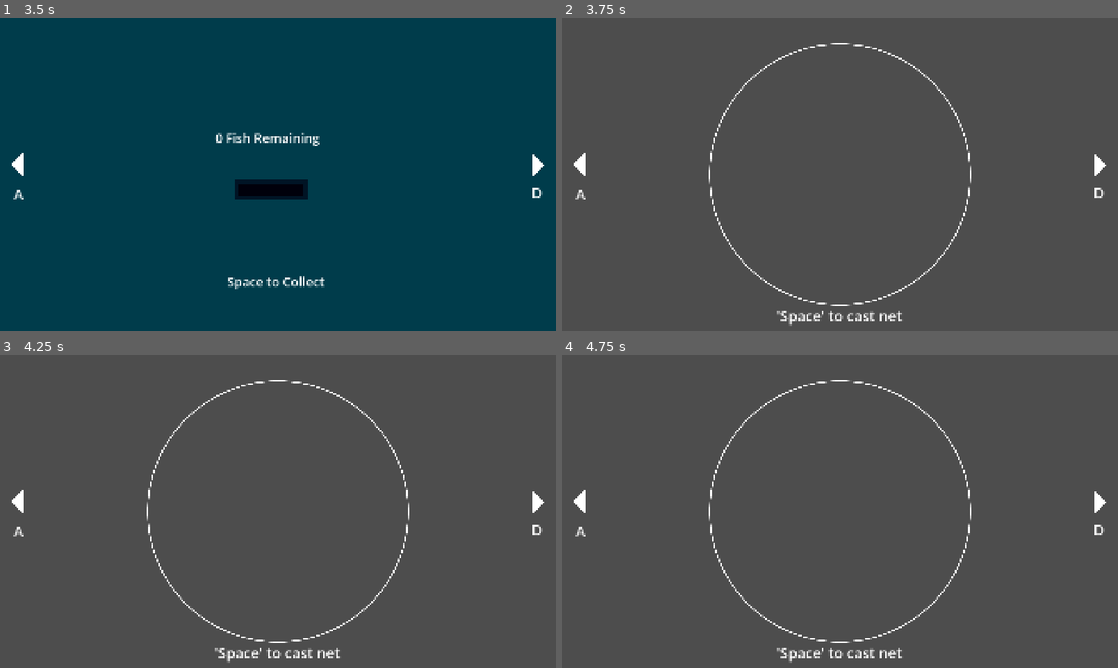
Above: before the commit, frames 1-4 (two rows, left to right).
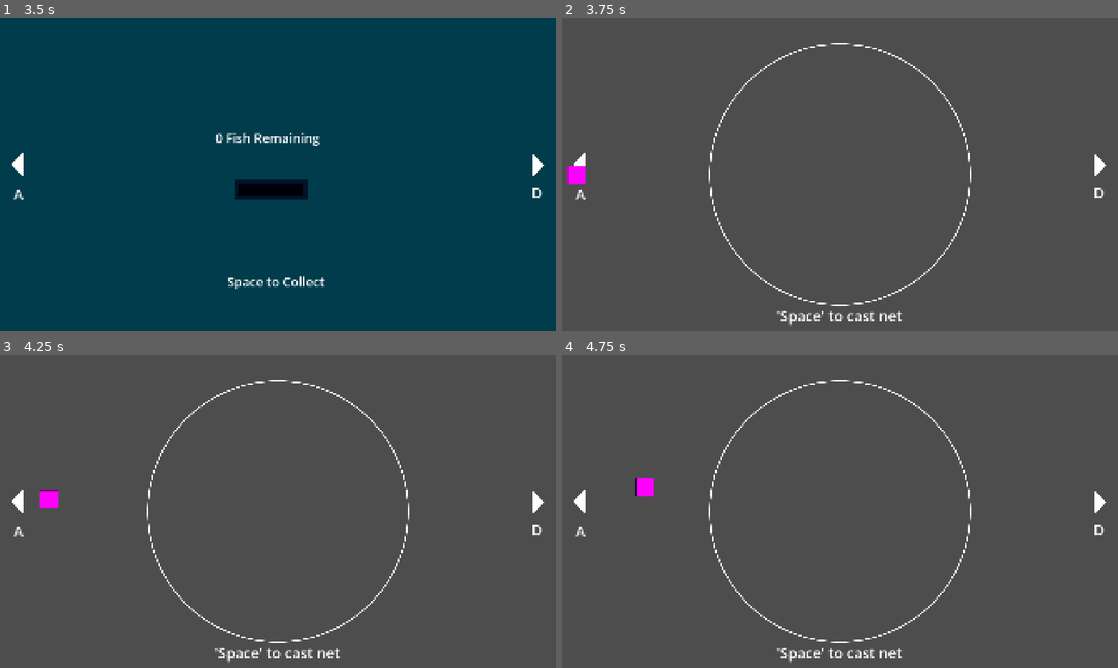
Above: after the commit, the same moments.

Repository: arsh-gupta-8/Game-Jam
Game: Godot game, scene res://Scenes/game.tscn
The game is run twice, just before and just after one commit, with the same random seed, the same clock (stepped at 60 frames per second) and the same inputs.
Inputs (mouse positions are in pixels of both pictures, inside the frame that each line leads up to):
- Up to frame 1 (3.5 s): tap Enter (ui_accept) at 0.5, 0.77, 1.25, 1.52, 2, 2.75, 3.02 s; move the mouse to (400, 158) at 0.52 s; hold D (switch_right) 0.53-1.28 s; click (400, 158) at 0.67 s; move the mouse to (166, 190) at 1.27 s; hold A (switch_left) 1.28-2.03 s; move the mouse to (333, 105) at 2.02 s; hold D (switch_right) from 2.03 s (still down); move the mouse to (250, 237) at 2.77 s; click (250, 237) at 2.92 s
- Up to frame 2 (3.75 s): tap Enter (ui_accept) at 3.5 s; move the mouse to (1006, 221) at 3.52 s; release D (switch_right) at 3.53 s; hold A (switch_left) from 3.53 s (still down)
- Up to frame 3 (4.25 s): keep holding A (switch_left); tap Enter (ui_accept) at 3.77 s
- Up to frame 4 (4.75 s): keep holding A (switch_left); move the mouse to (673, 464) at 4.27 s; tap Enter (ui_accept) at 4.52 s

Frame 1 is identical in both runs. In frame 2, 0.2% of the frame differs, in the area x 0-5%, y 47-54%; in frame 3, 0.2%; in frame 4, 0.2%.

Commit message:
Fixed window scene freezing

Diff:
--- a/Scripts/switch_scenes.gd
+++ b/Scripts/switch_scenes.gd
@@ -48,6 +48,10 @@
 	skip_frame = true
 	menu.visible = false
 	menu.process_mode = Node.PROCESS_MODE_DISABLED
+
+	for view in views:
+		view.process_mode = Node.PROCESS_MODE_INHERIT
+
 	show_view(0)
 
 func _process(delta: float) -> void:
@@ -79,7 +83,7 @@
 	for i in views.size():
 		var active = i == current
 		views[i].visible = active
-		views[i].process_mode = Node.PROCESS_MODE_INHERIT if active else Node.PROCESS_MODE_DISABLED
+
 
 func show_ending(target: Node2D) -> void:
 	game_over = true
